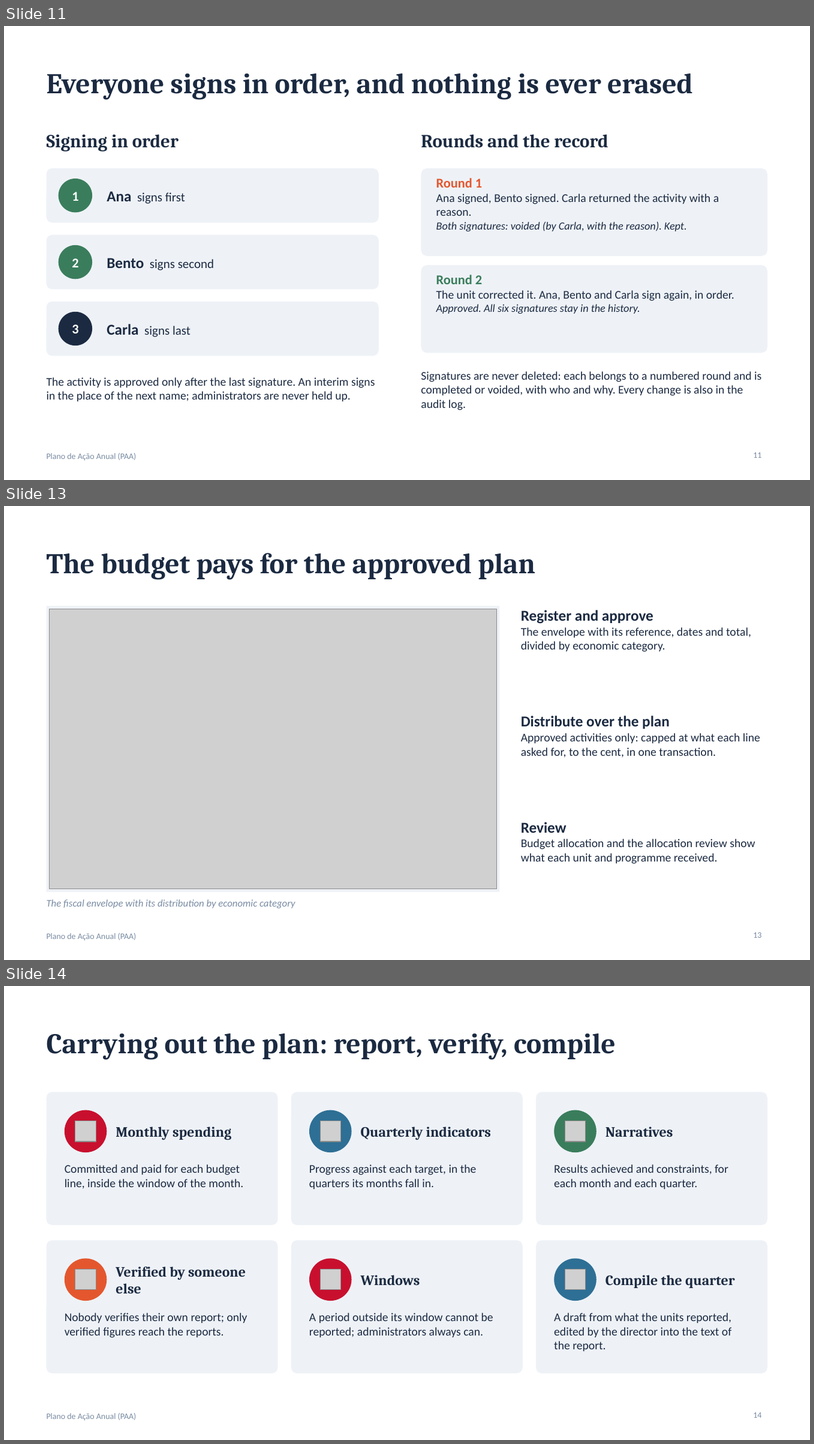
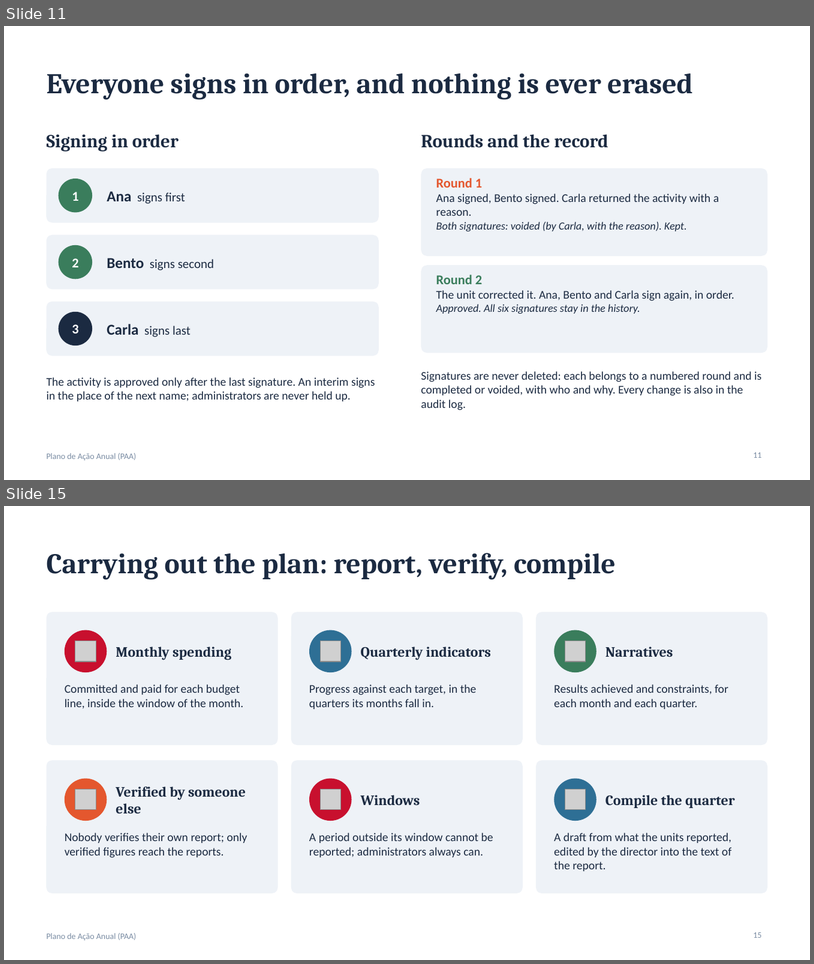
Before and after one commit to gokugohan/Sistema-de-Planeamento-Anual-e-Orsamento, a slide deck: docs/Sistema-PAA-apresentacao-v5.pptx. Shown one above the other, each under a label of ours: slides 11, 13 and 14 before the commit, slides 11 and 15 after it; the slides between them are not shown. The pictures are 814x1444 and 814x964 pixels, drawn with LibreOffice and Linux fonts; fonts in the diff are those of the drawing; grey boxes stand for pictures. Boxes give left, top, right and bottom in pixels: in the first picture for what was removed or moved away, otherwise in the second. Text is boxed around its words. In the diff, an @@ line names an element or a change of style, - is before the commit and + after.

```diff
--- a/docs/Sistema-PAA-apresentacao-v5.pptx
+++ b/docs/Sistema-PAA-apresentacao-v5.pptx
@@ slide 13 removed at (x1=4, y1=506, x2=810, y2=960), background #FFFFFF; not listed: 1 template element that a slide beside it also shows @@
@@ title removed at (x1=47, y1=553, x2=536, y2=579) @@
-The budget pays for the approved plan
@@ rectangle removed at (x1=47, y1=606, x2=500, y2=891) @@
@@ picture removed at (x1=50, y1=609, x2=497, y2=888) @@
@@ text removed at (x1=521, y1=610, x2=752, y2=652) @@
-Register and approve
-The envelope with its reference, dates and total, divided by economic category.
@@ text removed at (x1=521, y1=715, x2=761, y2=757) @@
-Distribute over the plan
-Approved activities only: capped at what each line asked for, to the cent, in one transaction.
@@ text removed at (x1=521, y1=822, x2=755, y2=864) @@
-Review
-Budget allocation and the allocation review show what each unit and programme received.
@@ text removed at (x1=47, y1=899, x2=295, y2=908) @@
-The fiscal envelope with its distribution by economic category
@@ page number removed at (x1=753, y1=932, x2=762, y2=937) @@
-13
@@ what was slide 14 is now slide 15 @@
@@ page number at (x1=753, y1=932, x2=762, y2=937): text changed @@
-14
+15
```
Also in this commit, not shown: 7 slides changed, 2 slides added, 40 other files.
